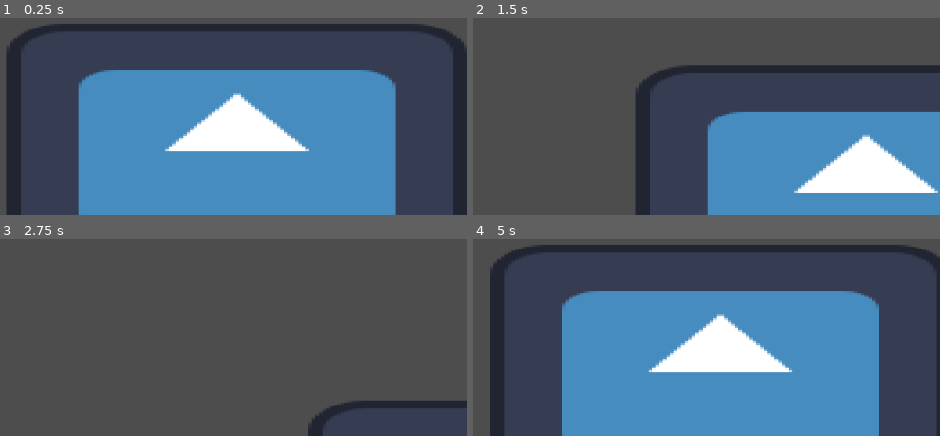
Above: before the commit, frames 1-4 (two rows, left to right).
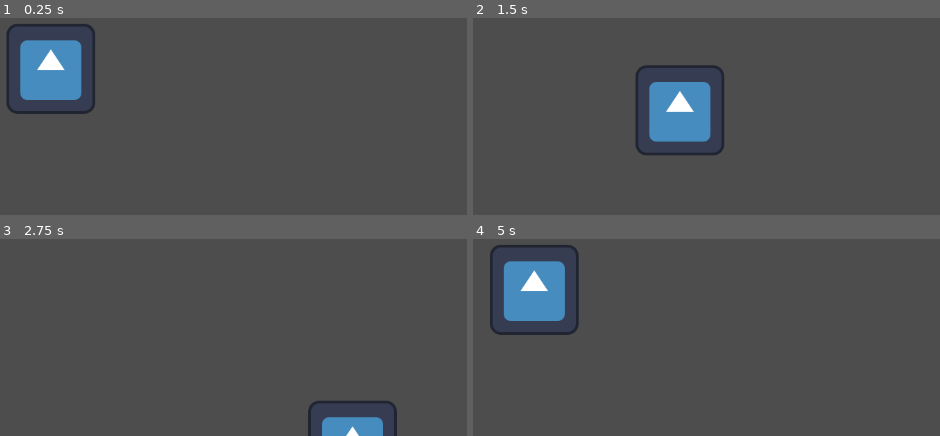
Above: after the commit, the same moments.

Repository: Douuurado/Space-game
Game: Godot game, scene res://scene/main/main.tscn
Same seed, same stepped clock (60 frames per second), same inputs: the game is played once before the commit and once after it. The engine's default icon, where the game draws it, is replaced by a stand-in: a white triangle on a blue panel in a dark square.
Inputs (mouse positions are in pixels of both pictures, inside the frame that each line leads up to):
- Up to frame 1 (0.25 s): no input
- Up to frame 2 (1.5 s): tap Enter at 0.5 s; move the mouse to (outside the picture) at 0.52 s; press the mouse at (outside the picture) at 0.53 s; hold Right (ui_right) 0.53-1.28 s; move the mouse to (outside the picture) at 1.27 s; release the mouse at (outside the picture) at 1.28 s; hold Down (ui_down) from 1.28 s (still down); click (outside the picture) at 1.35 s
- Up to frame 3 (2.75 s): move the mouse to (outside the picture) at 2.02 s; release Down (ui_down) at 2.03 s; press the mouse at (outside the picture) at 2.03 s; hold Right (ui_right) from 2.03 s (still down)
- Up to frame 4 (5 s): move the mouse to (501, 302) at 2.77 s; release Right (ui_right) at 2.78 s; release the mouse at (501, 302) at 2.78 s; hold Up (ui_up) 2.78-3.53 s; click (501, 302) at 2.85 s; move the mouse to (781, 278) at 3.52 s; press the mouse at (781, 278) at 3.53 s; hold Left (ui_left) from 3.53 s (still down); move the mouse to (outside the picture) at 4.27 s; release the mouse at (outside the picture) at 4.28 s; click (outside the picture) at 4.35 s

The runs differ from the first frame. In frame 1, 63% of the frame differs, in the area x 1-100%, y 3-100%; in frame 2, 34%; in frame 3, 2.8%; in frame 4, 61%.

Commit message:
Sistema de tiro
um pouco do sistema

Diff:
--- a/project.godot
+++ b/project.godot
@@ -53,6 +53,11 @@
 , Object(InputEventKey,"resource_local_to_scene":false,"resource_name":"","device":-1,"window_id":0,"alt_pressed":false …(183 unchanged characters)…
 ]
 }
+Bullet_shoot={
+"deadzone": 0.2,
+"events": [Object(InputEventMouseButton,"resource_local_to_scene":false,"resource_name":"","device":-1,"window_id":0,"alt_pressed":false,"shift_pressed":false,"ctrl_pressed":false,"meta_pressed":false,"button_mask":1,"position":Vector2(496, 28),"global_position":Vector2(505, 76),"factor":1.0,"button_index":1,"canceled":false,"pressed":true,"double_click":false,"script":null)
+]
+}
 
 [rendering]
 
--- /dev/null
+++ b/scene/Bullet/Bullet.gd
@@ -0,0 +1,117 @@
+extends Node
+
+var mass = 0 #pegar no bullet type mass do objeto
+var speed = 0 #pegar no bullet type speed do objeto
+var bullet_position = 1 #muda de acordo com a bala
+var player_radius = 25 #fixo, pode mudar
+var armor_points = 0 #max 1000, pegar do objeto
+var entity_position = 0 #pegar de um objeto
+var entity_health = 0 #pegar de um objeto
+var armor_toughness = 0 #max 100
+var protection_enchantment = 0 #max 5
+enum Bullets_Types_Mass {
+ magic = 1,
+ caliber12 = 36,
+ mm20 = 100,
+ magnum367 = 11,
+ remington223 = 4,
+ arrow = 30,
+ bmg50 = 48,
+ punch = 20,
+ mm9 =  8,
+ winchester243 = 7,
+}
+enum Bullets_Types_Speed {
+ mm9 = 120,
+ remington223 = 320,
+ mm20 = 350,
+ caliber12 = 160,
+ magnum367 = 180,
+ arrow = 50,
+ bmg50 = 350,
+ remington243 = 320,
+ punch = 11,
+ magic = 50
+}
+
+
+
+func get_bullet_type_mass(): #pegar tipo de bala de uma arma em outro script para saber massa
+	pass
+
+func get_bullet_type_speed(): #pegar tipo de bala de uma arma em outro script para saber velocidade
+	pass
+
+
+
+@warning_ignore("shadowed_variable")
+func bullet_visual_speed(speed): #velocidade da bala que vai ser projetada na tela
+	@warning_ignore("unused_variable")
+	var visual_speed = speed / 10
+
+func delete_shoot(): #deleta o tiro
+	pass
+
+#Kinematics / damage supressions
+@warning_ignore("shadowed_variable")
+func shoot_damage(mass, speed): #dano da bala sem supressão de dano
+	@warning_ignore("unused_variable")
+	var force = mass * speed #a cada 40, +1 damage
+	@warning_ignore("unused_variable")
+	var shoot_damage = force / 40
+	return shoot_damage
+
+func damage_supression(): #dano com a supressão vinda dos pontos de armadura
+	var damage_supression = shoot_damage * ((armor_points / 12.5) / 100)
+	var damage_supression1 = shoot_damage - damage_supression
+	var total_damage_supression = damage_supression1 / armor_toughness
+	return total_damage_supression
+
+func enchantments_damage_supression():
+	var total_damage_supression
+	total_damage_supression = total_damage_supression / (protection_enchantment * 2)
+	return total_damage_supression
+
+
+
+
+
+func _input(event): #criar tiro e continuar até deletar/acertar alvo
+	if event.is_action_pressed("Bullet_shoot"):
+		if event is InputEventMouseButton:
+			var mouse_position = event.position
+			print(mouse_position)
+		#criação da bullet em direção a posição do mouse na tela
+		var total_damage_supression
+		var shoot_in_range = true
+
+
+		while shoot_in_range == true:
+			await get_tree().create_timer(1.0).timeout
+			speed -= 1
+			if speed == 0 or bullet_position > player_radius:
+				delete_shoot()
+				shoot_in_range = false
+				break
+			else:
+				break
+			if entity_position == bullet_position:
+				entity_health = entity_health - total_damage_supression
+			else:
+				break
+
+		pass
+
+
+
+
+
+# Called when the node enters the scene tree for the first time.
+func _ready() -> void:
+	pass # Replace with function body.
+
+
+# Called every frame. 'delta' is the elapsed time since the previous frame.
+@warning_ignore("unused_parameter")
+func _process(delta: float) -> void:
+	pass
--- /dev/null
+++ b/scene/Bullet/Bullet.tscn
@@ -0,0 +1,4 @@
+[gd_scene format=3 uid="uid://c3peyjymbsnrp"]
+
+[node name="Bullet" type="Node2D" unique_id=1825682423]
+position = Vector2(1, 0)
--- /dev/null
+++ b/scene/player/Health.gd
@@ -0,0 +1,11 @@
+extends Node
+
+
+# Called when the node enters the scene tree for the first time.
+func _ready() -> void:
+	pass # Replace with function body.
+
+
+# Called every frame. 'delta' is the elapsed time since the previous frame.
+func _process(delta: float) -> void:
+	pass
--- a/scene/player/player.tscn
+++ b/scene/player/player.tscn
@@ -10,8 +10,8 @@
 script = ExtResource("1_hdaae")
 
 [node name="Sprite2D" type="Sprite2D" parent="." unique_id=680789857]
-position = Vector2(268.5, 114.5)
-scale = Vector2(5.1953125, 2.7890625)
+position = Vector2(-3.8146973e-06, 0.9578934)
+scale = Vector2(0.99999994, 1.0149671)
 texture = ExtResource("2_yagh2")
 
 [node name="CollisionShape2D" type="CollisionShape2D" parent="." unique_id=38871300]
Not shown, changed: asset/art/player/SpaceShip.png.import
Not shown, changed: asset/art/player/icon.svg.import
Not shown, added: scene/Bullet/Bullet.gd.uid
Not shown, added: scene/player/Health.gd.uid
Not shown, removed: texto1234.txt
Not shown, removed: texto12345.txt
Not shown, changed: README.md
